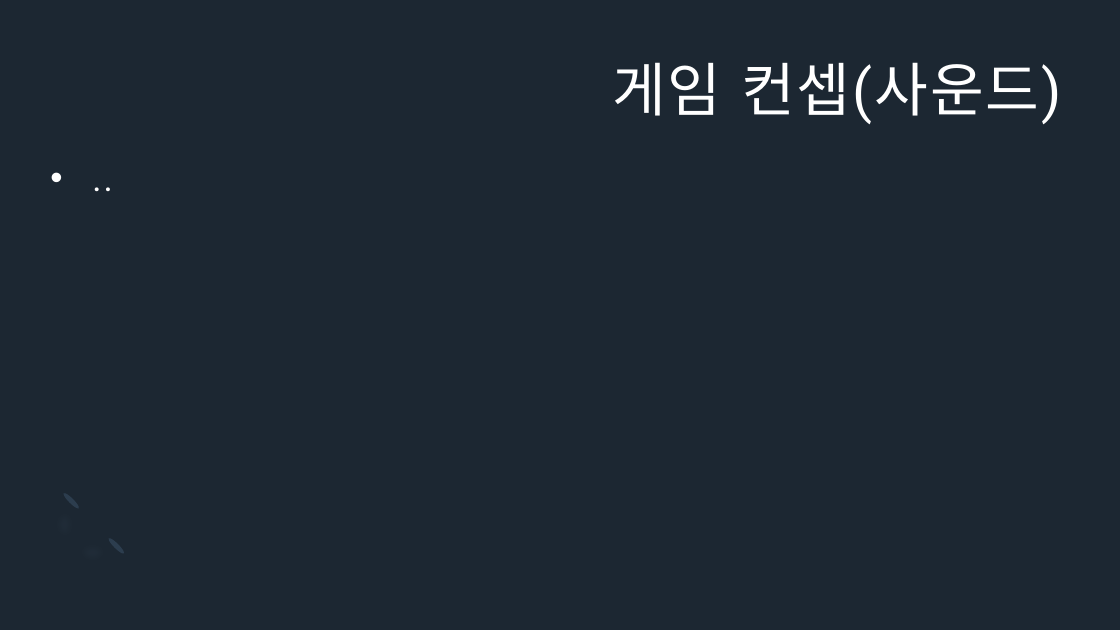
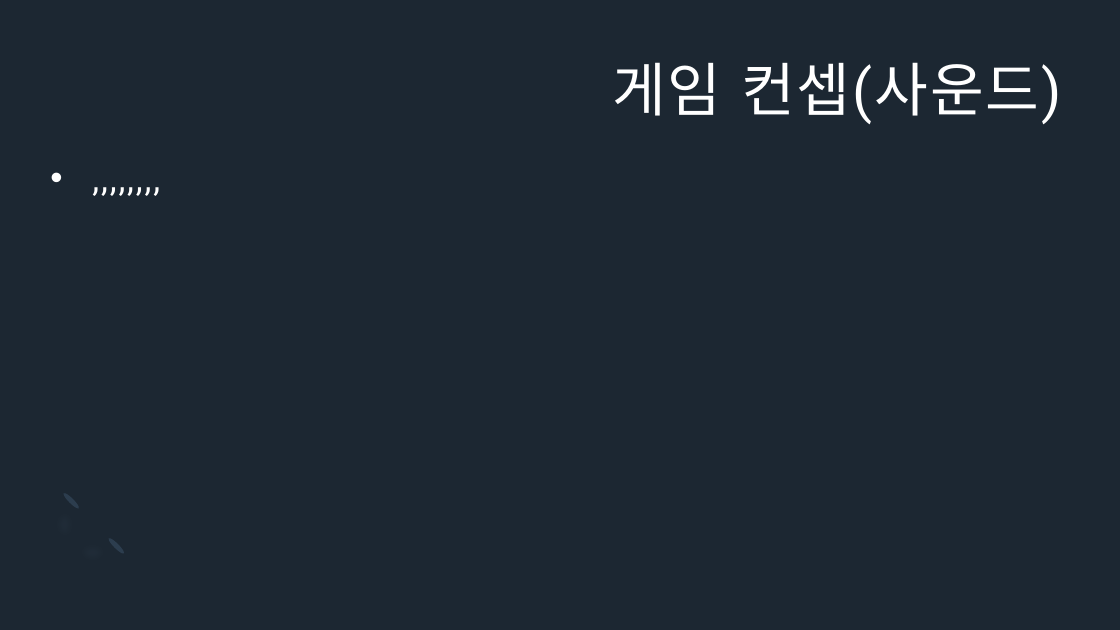
Before and after one commit to Icloy/2D_Roguelike, a slide deck: slide 6 of 기획서.pptx. Drawn at 1120x630 pixels with LibreOffice and Linux fonts; fonts in the diff are those of the drawing. Boxes give left, top, right and bottom in pixels: in the first picture for what was removed or moved away, otherwise in the second. Text is boxed around its words. In the diff, an @@ line names an element or a change of style, - is before the commit and + after.

```diff
--- a/기획서.pptx
+++ b/기획서.pptx
@@ text at [50, 152, 1062, 201]: text changed @@
-• ..
+• ,,,,,,,,
```
Also in this commit, not shown: 7 other slides changed, 3 slides added, 1 slide removed.
